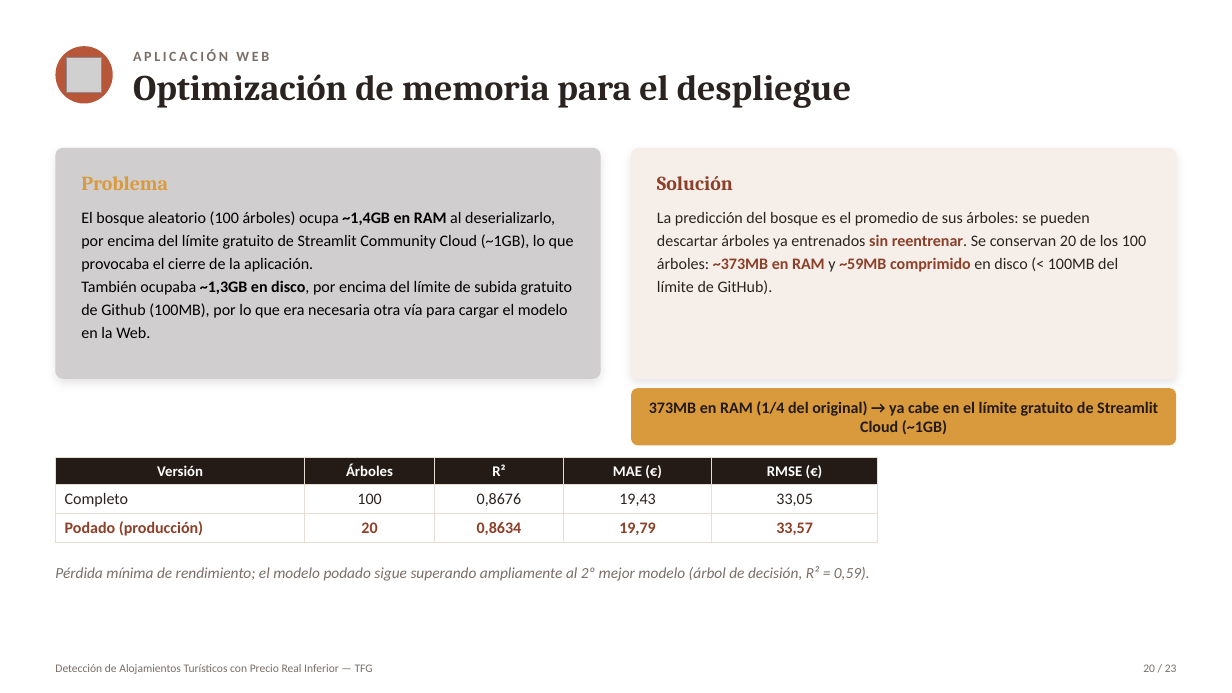
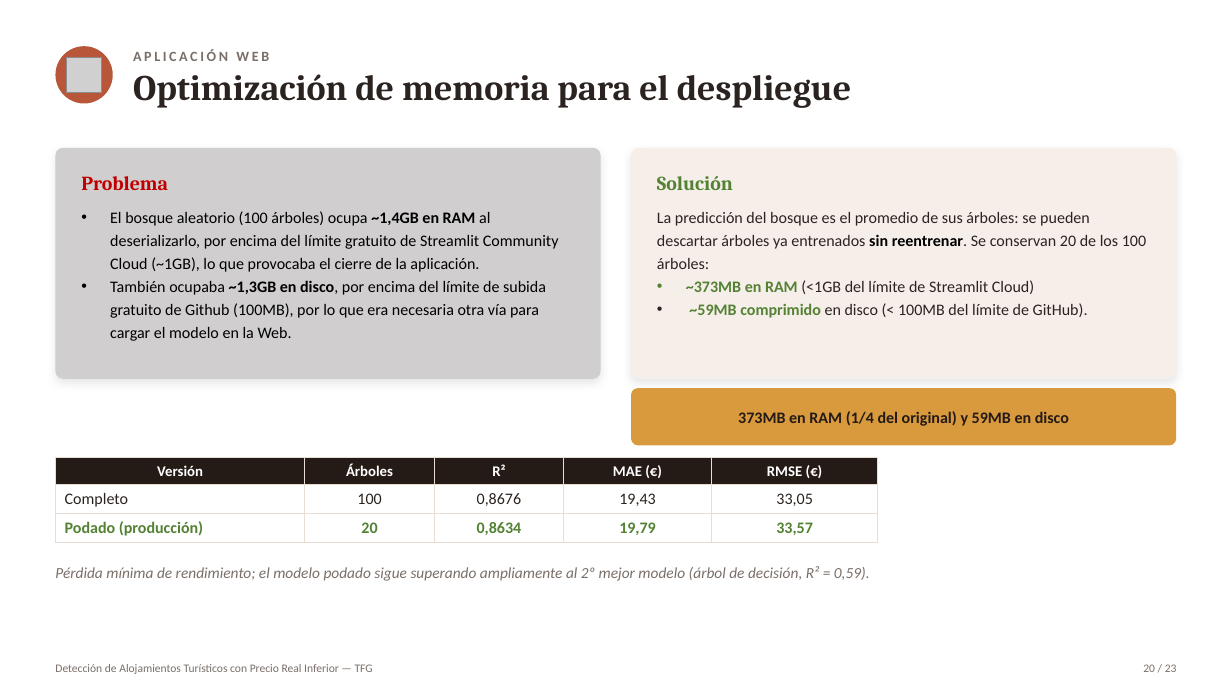
Before and after one commit to Marjimleo3/TFG, a slide deck: slide 20 of TFG_Chollos/Presentacion_Defensa_TFG.pptx. Drawn at 1232x693 pixels with LibreOffice and Linux fonts; fonts in the diff are those of the drawing; grey boxes stand for pictures. Boxes give left, top, right and bottom in pixels: in the first picture for what was removed or moved away, otherwise in the second. Text is boxed around its words. In the diff, an @@ line names an element or a change of style, - is before the commit and + after.

```diff
--- a/TFG_Chollos/Presentacion_Defensa_TFG.pptx
+++ b/TFG_Chollos/Presentacion_Defensa_TFG.pptx
@@ text "Problema" at <box>81,176,168,190</box>: text colour #D99A3D to #C00000 @@
@@ text "Solución" at <box>657,176,733,190</box>: text colour #8C4029 to #548235 @@
@@ text "El bosque aleatorio (100 árboles) ..." at <box>110,211,559,341</box>: bullet none to • @@
@@ text at <box>657,212,1146,318</box>: text changed @@
-La predicción del bosque es el promedio de sus árboles: se pueden descartar árboles ya entrenados sin reentrenar. Se conservan 20 de los 100 árboles: ~373MB en RAM y ~59MB comprimido en disco (< 100MB del límite de GitHub).
+La predicción del bosque es el promedio de sus árboles: se pueden descartar árboles ya entrenados sin reentrenar. Se conservan 20 de los 100 árboles:
+• ~373MB en RAM (<1GB del límite de Streamlit Cloud)
+• ~59MB comprimido en disco (< 100MB del límite de GitHub).
@@ text in rounded rectangle at <box>738,411,1069,426</box>: text changed @@
-373MB en RAM (1/4 del original) → ya cabe en el límite gratuito de Streamlit Cloud (~1GB)
+373MB en RAM (1/4 del original) y 59MB en disco
@@ table at <box>55,457,878,542</box> @@
@@ text colour #8C4029 to #548235 in "Podado (producción)", "20", "0,8634", "19,79" and 1 more places @@
```
Also in this commit, not shown: 1 other slide changed.
